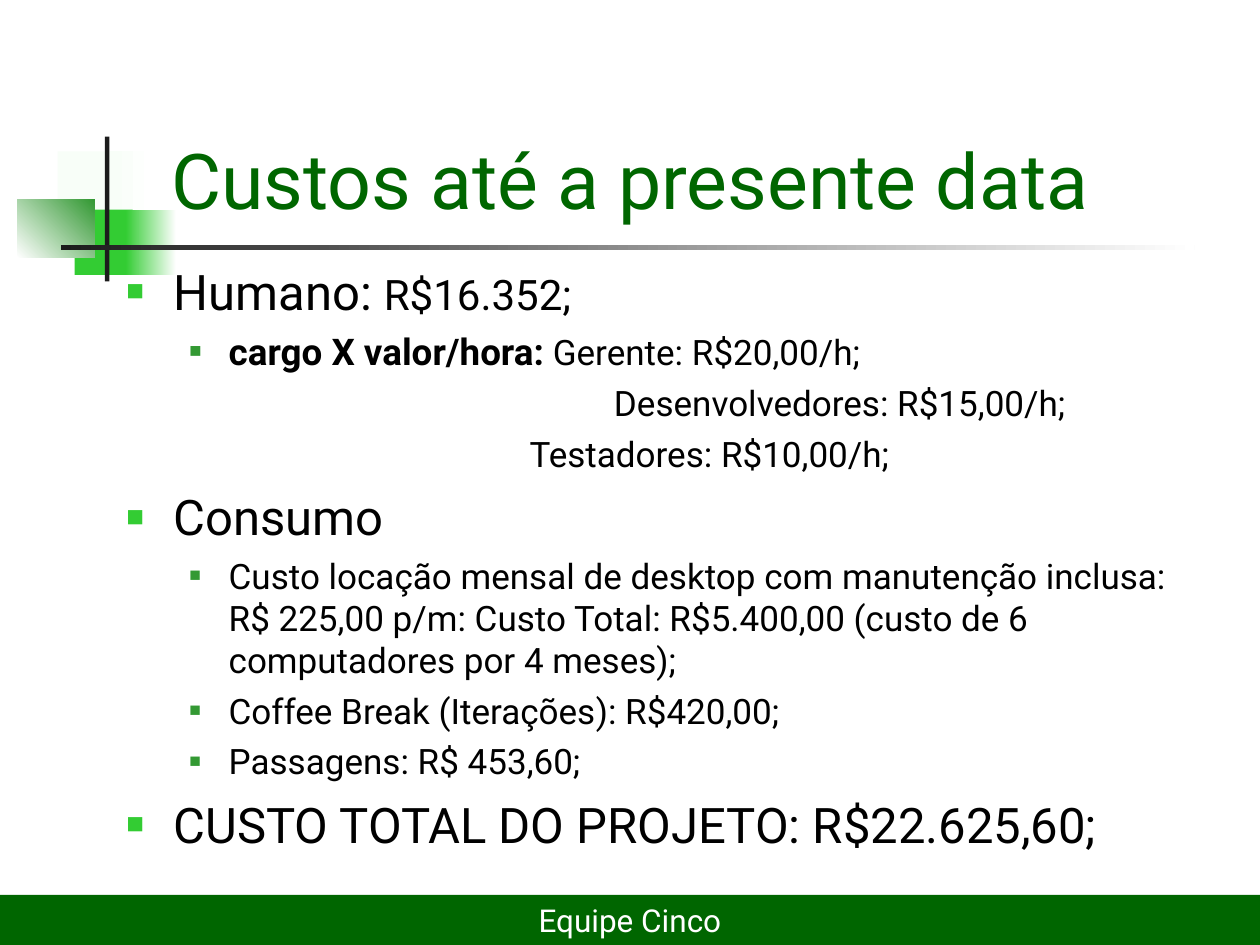
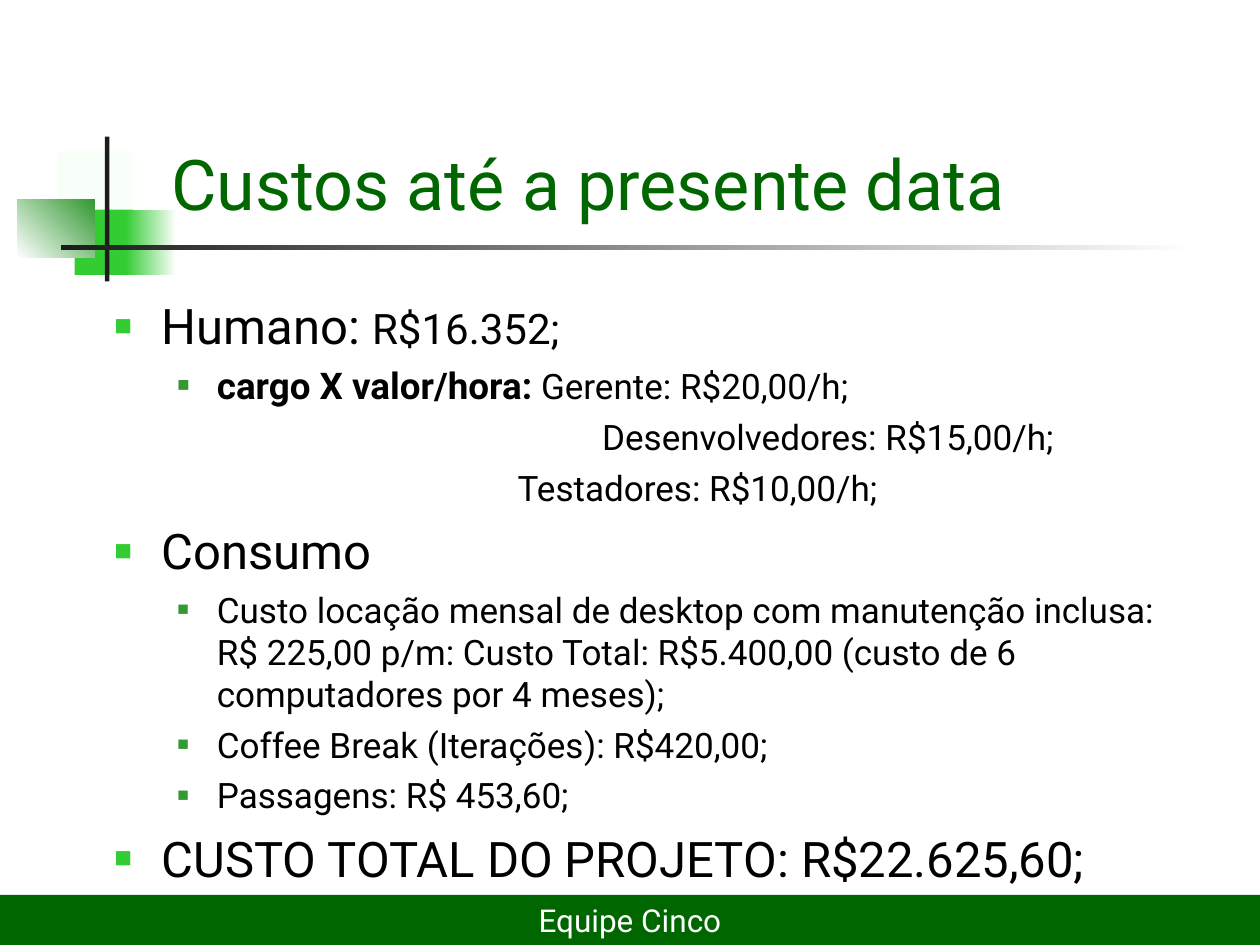
Before and after one commit to lDarthKill/xadrez-es2-compuff, a slide deck: slide 7 of Documentos/Projeto Xadrez2seminário.ppt (slide 6 before the commit). Drawn at 1260x945 pixels with LibreOffice and Linux fonts; fonts in the diff are those of the drawing. Boxes give left, top, right and bottom in pixels: in the first picture for what was removed or moved away, otherwise in the second. Text is boxed around its words. In the diff, an @@ line names an element or a change of style, - is before the commit and + after.

```diff
--- a/Documentos/Projeto Xadrez2seminário.ppt
+++ b/Documentos/Projeto Xadrez2seminário.ppt
@@ title "Custos até a presente data" at bbox=[171, 157, 1004, 225]: size 44 to 40 pt @@
@@ text "Humano: R$16.352;": place and size @@
-text "Humano: R$16.352;" at bbox=[174, 275, 1166, 850]
+text "Humano: R$16.352;" at bbox=[162, 309, 1154, 884]
```
Also in this commit, not shown: 13 other slides changed, 2 slides added.
